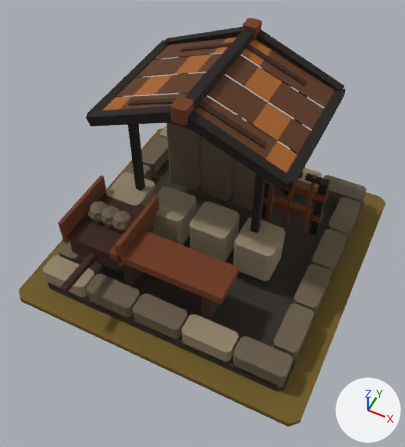
The glTF model art/mason_yard_t5/mason_yard_t5.glb: old version first, new version second.
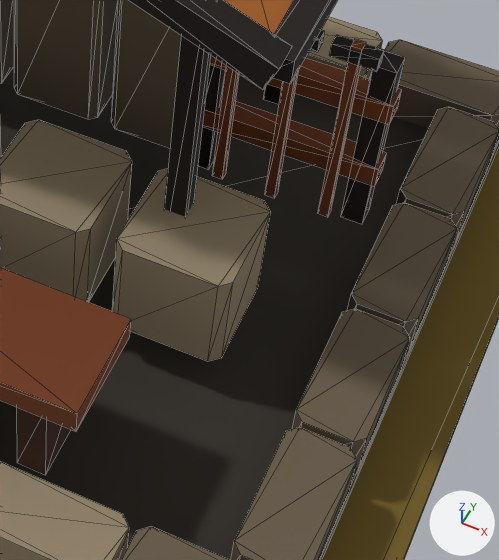
There are two pictures of each version: one whole from a camera (50 mm lens) standing at (1.27, -2.76, 3.7) and looking at (0.03, -0.27, 0.59), one close up on the part from 48% to 89% of the width and 36% to 78% of the height. Arrows for +X, +Y and +Z are at lower right; the lights stay in place. The older version's two pictures come first. The close-ups show mesh edges as thin lines.

In view in the first close-up: 'MMR | mason_yard | T05 Architecture.001', 'MMR | mason_yard | Tier 05 Ground.001'.
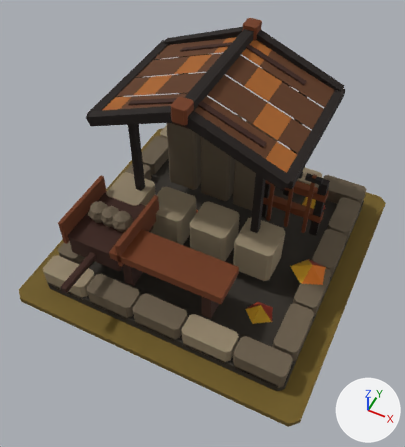
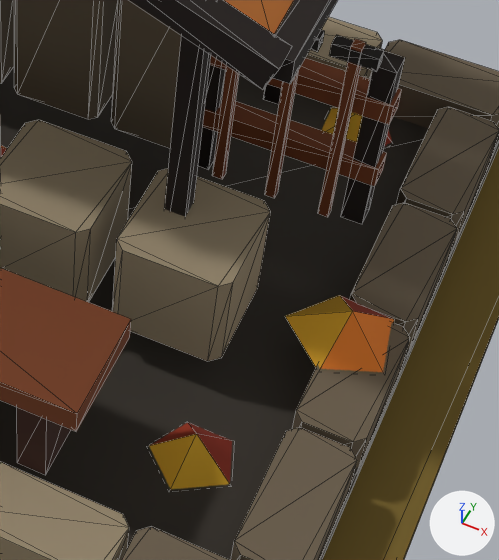
The change in detail:
Mesh me_mmr___mason_yard___t05_autumn_dressing_001 is new.
It has 30 vertices, 25 faces and spans x -0.459..0.979, y -0.637..0.844, z 0.085..0.315.
It uses material mat_mmr___shared_palette_atlas (picture img_mmr_shared_color_palette_64).
Object 'MMR | mason_yard | T05 Autumn Dressing.001' (ob_mmr___mason_yard___t05_autumn_dressing_001) is new; it shows me_mmr___mason_yard___t05_autumn_dressing_001.
Its location is (0.0, 0.003, 0.05).

Boxes (x1, y1, x2, y2) around the edits, measured in the close-ups (499 x 560 px):
'MMR | mason_yard | T05 Autumn Dressing.001', added: after (1, 108, 394, 489)
